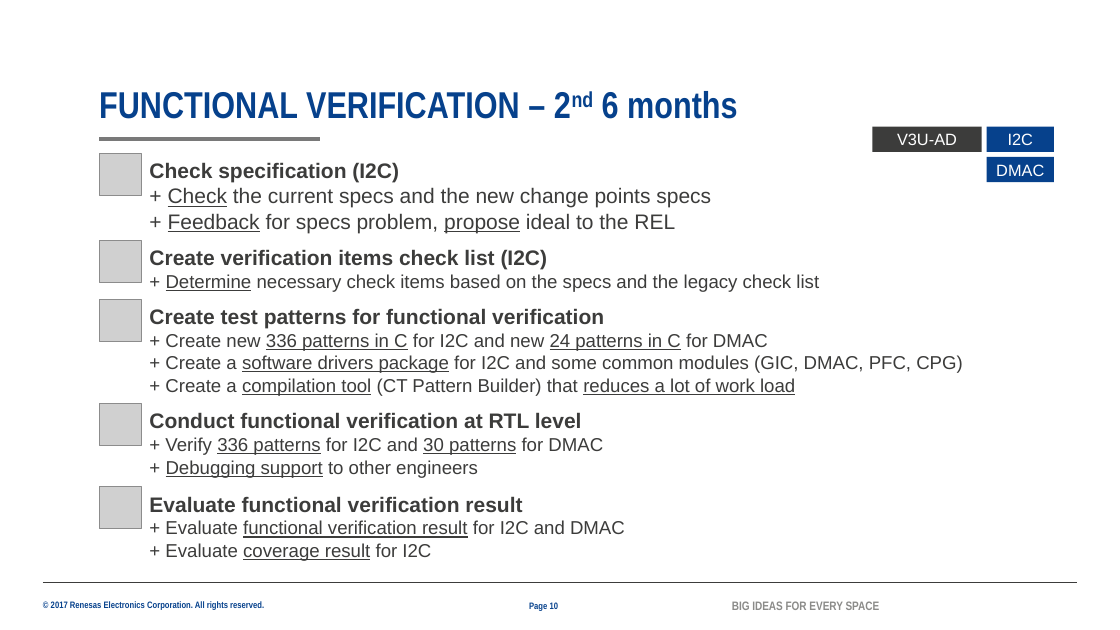
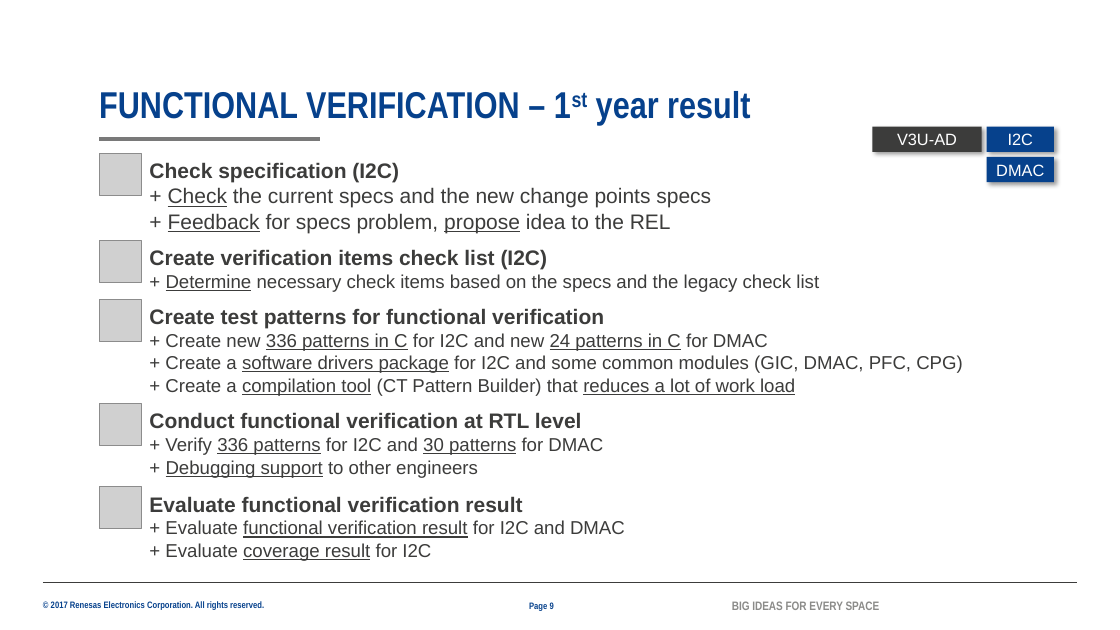
Before and after one commit to lesyhau/bridge, a slide deck: slide 9 of mms.pptx (slide 10 before the commit). Drawn at 1120x630 pixels with LibreOffice and Linux fonts; fonts in the diff are those of the drawing; grey boxes stand for pictures; background and template pictures are left out. Boxes give left, top, right and bottom in pixels: in the first picture for what was removed or moved away, otherwise in the second. Text is boxed around its words. In the diff, an @@ line names an element or a change of style, - is before the commit and + after.

```diff
--- a/mms.pptx
+++ b/mms.pptx
@@ title at box(99, 91, 750, 125): text changed @@
-FUNCTIONAL VERIFICATION – 2nd 6 months
+FUNCTIONAL VERIFICATION – 1st year result
@@ shadow on in 3 elements at box(873, 127, 982, 152), box(987, 127, 1054, 152), box(987, 157, 1054, 182) @@
@@ text at box(168, 213, 671, 233): text changed @@
-+ Feedback for specs problem, propose ideal to the REL
++ Feedback for specs problem, propose idea to the REL
@@ page number at box(529, 601, 554, 611): text changed @@
-Page 10
+Page 9
```
Also in this commit, not shown: 8 other slides changed, 4 slides added, 2 slides removed.
